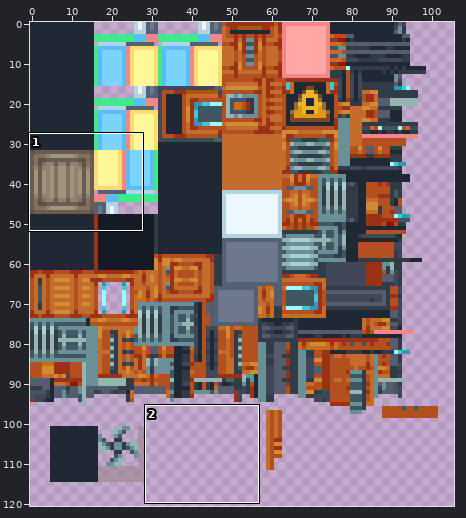
Sprite sheet: assets/machines-prod/assembler/assembler.png. Above, an overview of the earlier version with the close-up marked.
Close-up. Before the commit:
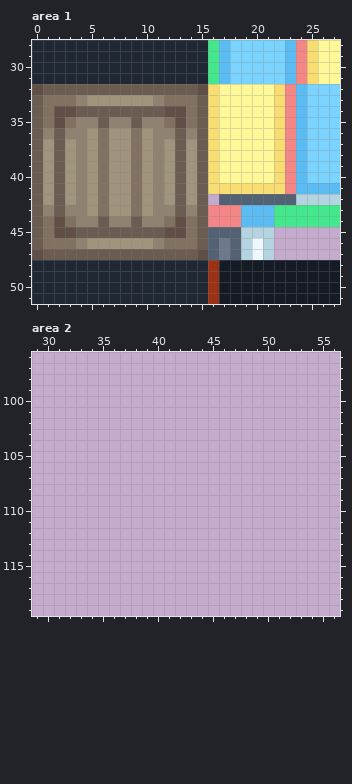
The file is 128x128 pixels. Shown: area 1: x 0..27, y 28..51; area 2: x 29..56, y 96..119. The wide view leaves out empty margins.
And afterwards:
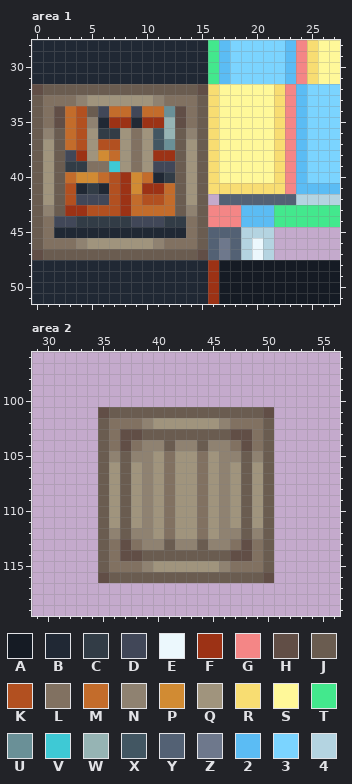
Palette (. is transparent): A #151b24  B #202834  C #323c46  D #414758  E #ecf8fd  F #9c3215  G #f48686  H #614e46  J #6a5c50  K #b25020  L #817161  M #c36c2b  N #8f8271  P #d18b33  Q #a0947d  R #f8dd72  S #fff899  T #43e88d  U #6a9097  V #3ec9d5  W #96b4b4  X #425662  Y #536174  Z #6e788c  2 #5bbcf4  3 #7bd4ff  4 #b4d4e1
Change:
Changed rows in their new state; - is an unchanged pixel.
Area 1:
first column x 2:
34 -MK-DMMDMMU-
35 -MK-BFFBFFW-
36 -MK-CC---XW-
37 -MK-KK---XU-
38 -DF-PM---FF-
39 -CCL-V---DD-
40 -MPPMKFPMBC-
41 -KBCBKFPFFM-
42 -KDDDKFMKKM-
43 -FFKKKFMMMM-
44 DDCCCCCDDDCC
45 BBBBBBBBBBBB
Area 2:
first column x 35:
101 HJJJJJJJJJJJJJJH
102 JLLLNQQQQQQNLLLJ
103 JLHHJJJJJJJJHHLJ
104 JLHLNNJNNJNNLHLJ
105 JNJNNQLQQLQNNJNJ
106 JQJQNQLQQLQNQJQJ
107 JQJQNQLQQLQNQJQJ
108 JQJQNQLQQLQNQJQJ
109 JQJQNQLQQLQNQJQJ
110 JQJQNQLQQLQNQJQJ
111 JQJQNQLQQLQNQJQJ
112 JNJNNQLQQLQNNJNJ
113 JLHLNNJNNJNNLHLJ
114 JLHHJJJJJJJJHHLJ
115 JLLLNQQQQQQNLLLJ
116 HJJJJJJJJJJJJJJH
Changed places in both close-ups, as pixel boxes (x1, y1, x2, y2):
changed: (54, 106, 186, 238)
added: (98, 407, 274, 583)
